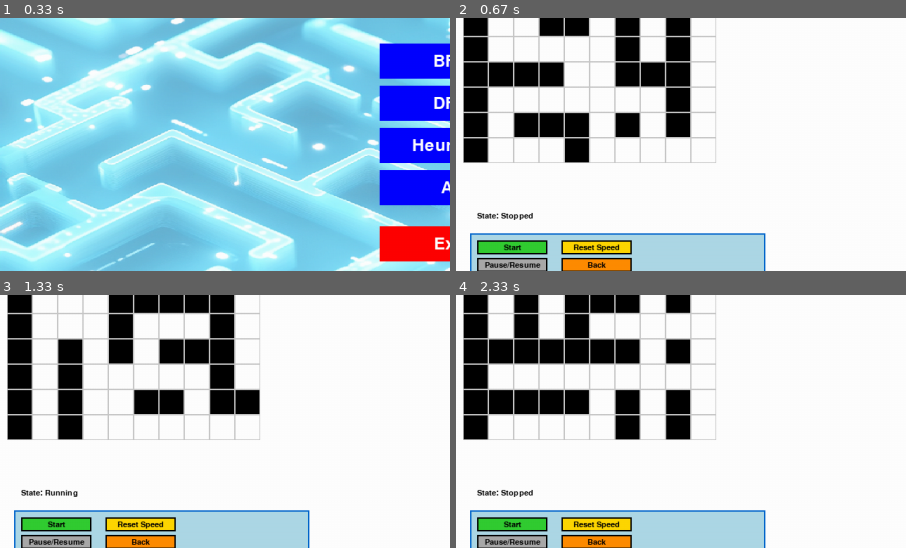
Above: before the commit, frames 1-4 (two rows, left to right).
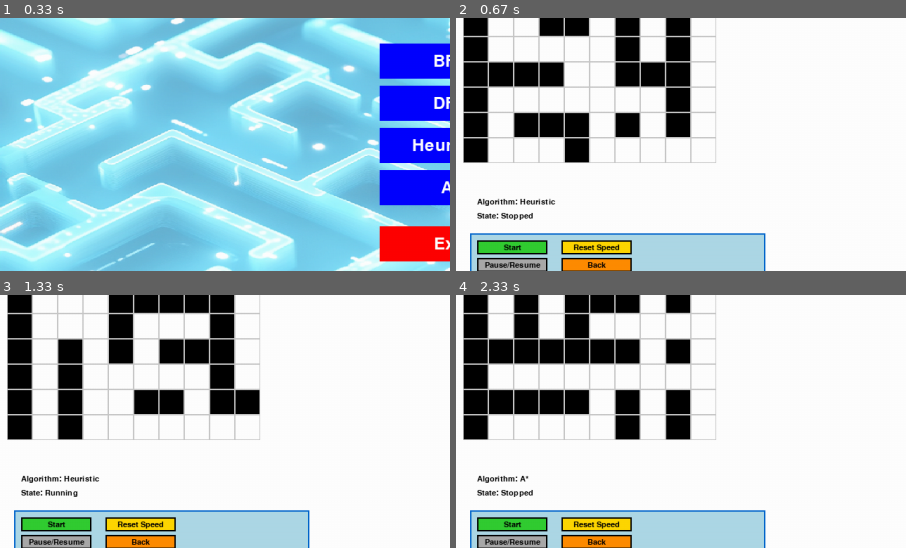
Above: after the commit, the same moments.

Repository: xvang3/Maze_AI_Algo
Game: pygame game, started from Pygame_Maze_Visualizer/main.py
Two runs of this game, one before a commit and one after it. Both use one fixed random seed, a clock stepped at 60 frames per second and the inputs below.
Inputs (mouse positions are % of the whole screen's width and height, from its top left):
- Up to frame 1 (0.33 s): no input
- Up to frame 2 (0.67 s): click (50, 50) at 0.38 s
- Up to frame 3 (1.33 s): press the mouse at (6, 68) at 0.7 s; move the mouse to (11, 41) at 0.8 s; release the mouse at (17, 14) at 0.93 s; click "New Maze" at 1.05 s
- Up to frame 4 (2.33 s): press the mouse at (6, 72) at 1.37 s; move the mouse to (41, 42) at 1.47 s; release the mouse at (76, 12) at 1.6 s; press the mouse at (16, 72) at 1.7 s; move the mouse to (50, 71) at 1.8 s; release the mouse at (85, 70) at 1.93 s; press the mouse at (50, 56) at 2.03 s; move the mouse to (47, 42) at 2.13 s; release the mouse at (44, 28) at 2.27 s
The pictures show only the part of the screen within x 0-50%, y 23-73%; the shares and areas given below are measured in that part.

Frame 1 is identical in both runs. In frame 2, 0.3% of the frame differs, in the area x 4-22%, y 71-75%; in frame 3, 0.3%; in frame 4, 0.2%.

Commit message:
maze labels added

Diff:
--- a/Pygame_Maze_Visualizer/controls.py
+++ b/Pygame_Maze_Visualizer/controls.py
@@ -162,6 +162,12 @@
     slider_instructions = font.render("Adjust slider to change speed.", True, (0, 0, 0))
     slider_instructions_y = controls["slider_rect"].y + controls["slider_rect"].height + 10
     screen.blit(slider_instructions, (controls["slider_x"], slider_instructions_y))
+
+    # Draw the algorithm label (BFS, DFS, Heuristic, A*)
+    algorithm_label = font.render(f"Algorithm: {state['algorithm']}", True, (0, 0, 0))
+    algorithm_label_x = controls["control_box_rect"].x + 10
+    algorithm_label_y = controls["control_box_rect"].y - 50  # Position above the state label
+    screen.blit(algorithm_label, (algorithm_label_x, algorithm_label_y))
 
     # Display state label
     state_label_surface = font.render(f"State: {state['state_label']}", True, (0, 0, 0))
